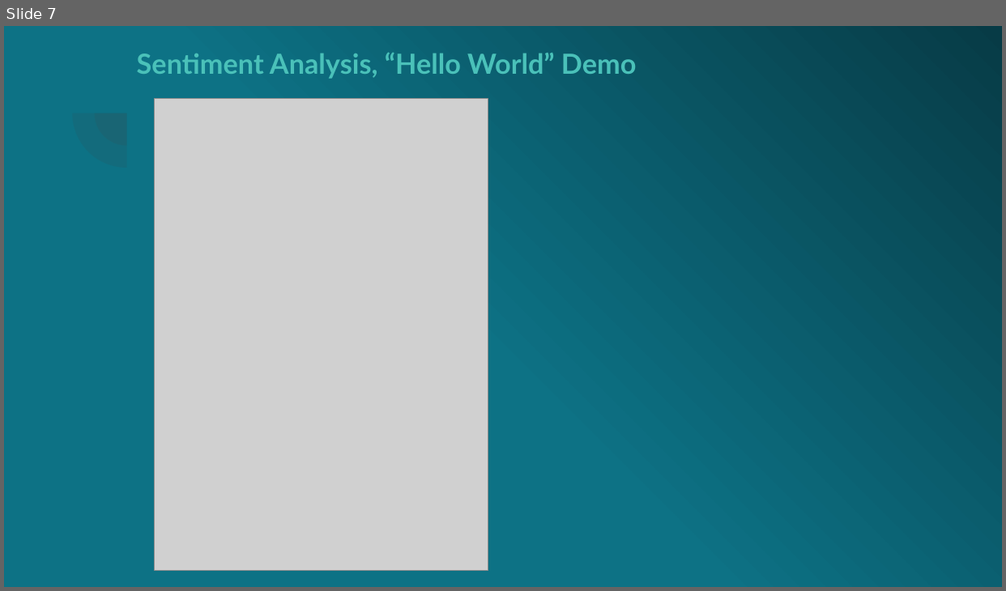
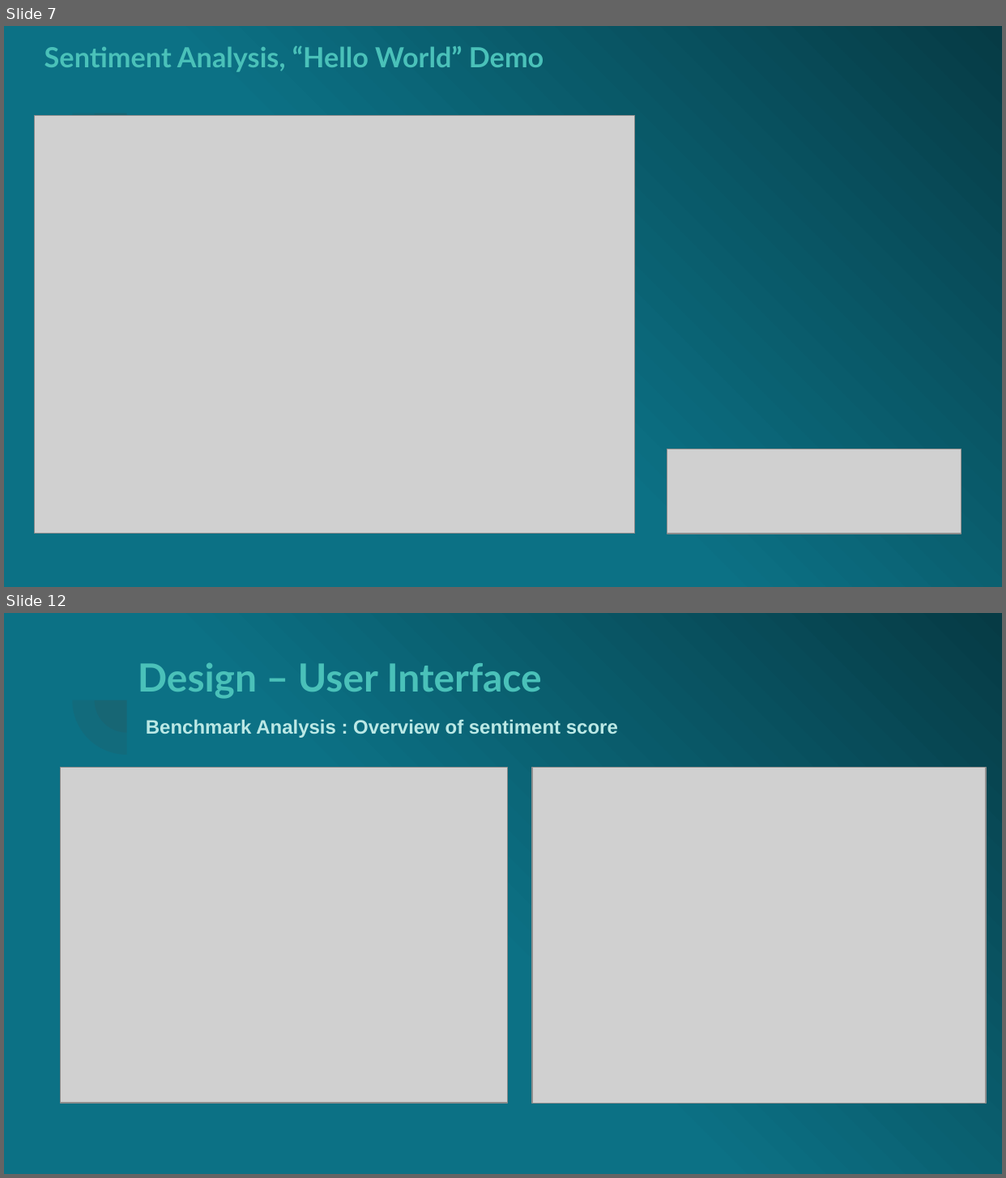
Before and after one commit to fobmsm/fobm.github.io, a slide deck: Milestone1.ppsx. Shown one above the other, each under a label of ours: slide 7 before the commit, slides 7 and 12 after it; the slides between them are not shown. The pictures are 1006x591 and 1006x1178 pixels, drawn with LibreOffice and Linux fonts; fonts in the diff are those of the drawing; grey boxes stand for pictures. Boxes give left, top, right and bottom in pixels: in the first picture for what was removed or moved away, otherwise in the second. Text is boxed around its words. In the diff, an @@ line names an element or a change of style, - is before the commit and + after.

```diff
--- a/Milestone1.ppsx
+++ b/Milestone1.ppsx
@@ slide 12 added at box(4, 613, 1002, 1174), background gradient #0C7185 to #063B45; not listed: 2 template elements that a slide beside it also shows @@
@@ title added at box(138, 663, 542, 699), 28 pt, text #4AC1B9, bold @@
+Design – User Interface
@@ text added at box(146, 719, 618, 738), 14 pt, text #BBE8E5, bold @@
+Benchmark Analysis : Overview of sentiment score
@@ picture added at box(60, 768, 507, 1103) @@
@@ picture added at box(532, 768, 986, 1104) @@
@@ slide 7 changed as well @@
@@ background gradient #0D7285 to #073B46 to gradient #0C7185 to #063B45 @@
@@ text "Sentiment Analysis, “Hello World” Demo": place and size @@
-text "Sentiment Analysis, “Hello World” Demo" at box(137, 52, 637, 79)
+text "Sentiment Analysis, “Hello World” Demo" at box(44, 45, 544, 72)
@@ pie slice (boxed as its full ellipse) at box(72, 59, 181, 168): fill #424242 at 13% opacity to #424242 at 12% opacity @@
@@ pie slice (boxed as its full ellipse) at box(95, 81, 160, 146): fill #424242 at 13% opacity to #424242 at 12% opacity @@
@@ picture: place and size @@
-picture at box(155, 99, 488, 571)
+picture at box(35, 116, 635, 534)
@@ picture added at box(667, 449, 960, 534) @@
```
Also in this commit, not shown: 6 other slides changed, 6 other slides added, 7 slides removed.
